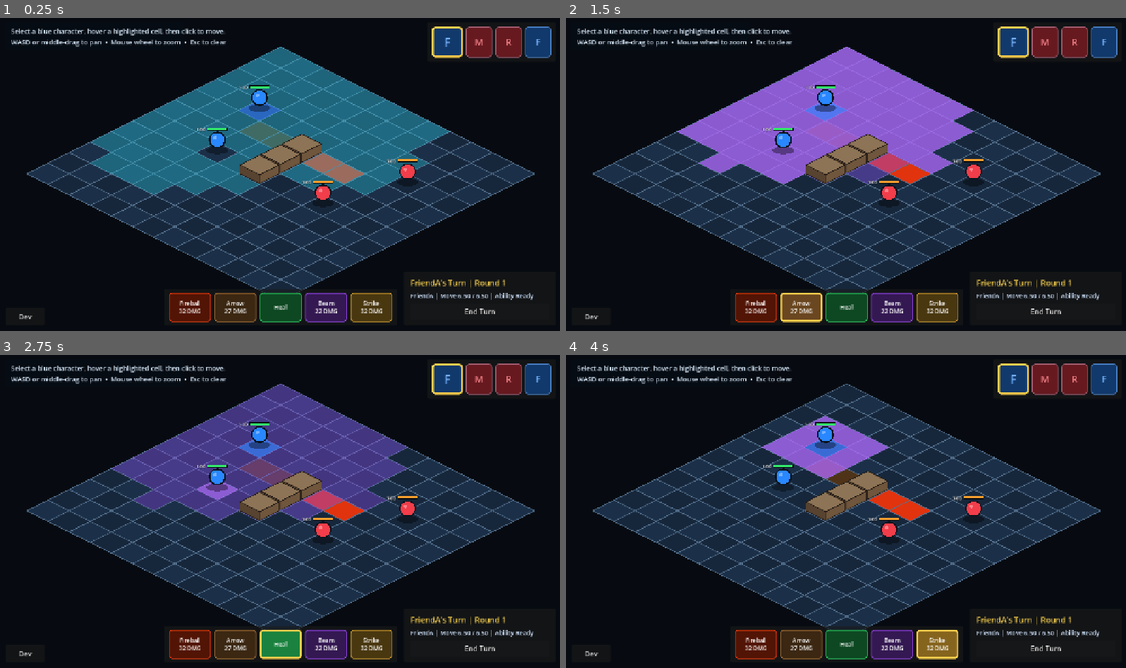
Above: before the commit, frames 1-4 (two rows, left to right).
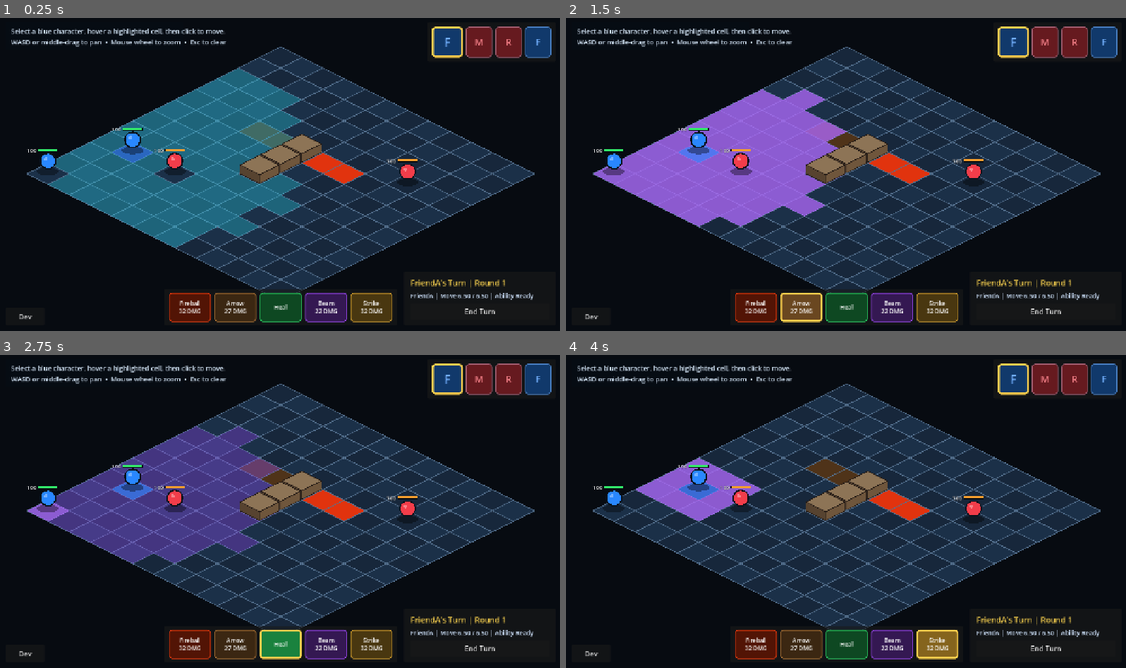
Above: after the commit, the same moments.

Repository: Florian-001/isometricTest-gd
Game: Godot game, scene res://main.tscn
The game is run twice, just before and just after one commit, with the same random seed, the same clock (stepped at 60 frames per second) and the same inputs.
Inputs:
- Up to frame 1 (0.25 s): no input
- Up to frame 2 (1.5 s): click "Fireball 32 DMG" at 0.5 s; click "Arrow 27 DMG" at 1.25 s
- Up to frame 3 (2.75 s): click "Heal" at 2 s
- Up to frame 4 (4 s): click "Beam 22 DMG" at 2.75 s; click "Strike 32 DMG" at 3.5 s

The runs differ from the first frame. In frame 1, 16% of the frame differs, in the area x 4-81%, y 9-74%; in frame 2, 14%; in frame 3, 14%; in frame 4, 5.3%.

Commit message:
manual placement

Diff:
--- a/main.tscn
+++ b/main.tscn
@@ -25,26 +25,26 @@
 position = Vector2(640, 96)
 script = ExtResource("2_grid")
 
-[node name="Terrain" type="Node" parent="."]
+[node name="Terrain" type="Node" parent="." unique_id=1111338219]
 script = ExtResource("13_terrain")
 palette = ExtResource("15_palette")
 
-[node name="Mud_3_4" type="Node" parent="Terrain"]
+[node name="Mud_3_4" type="Node" parent="Terrain" unique_id=1199995300]
 script = ExtResource("14_tile")
 definition = ExtResource("16_mud")
 grid_cell = Vector2i(3, 4)
 
-[node name="Mud_4_4" type="Node" parent="Terrain"]
+[node name="Mud_4_4" type="Node" parent="Terrain" unique_id=703906068]
 script = ExtResource("14_tile")
 definition = ExtResource("16_mud")
 grid_cell = Vector2i(4, 4)
 
-[node name="Fire_6_4" type="Node" parent="Terrain"]
+[node name="Fire_6_4" type="Node" parent="Terrain" unique_id=1823150032]
 script = ExtResource("14_tile")
 definition = ExtResource("17_fire")
 grid_cell = Vector2i(6, 4)
 
-[node name="Fire_7_4" type="Node" parent="Terrain"]
+[node name="Fire_7_4" type="Node" parent="Terrain" unique_id=578440902]
 script = ExtResource("14_tile")
 definition = ExtResource("17_fire")
 grid_cell = Vector2i(7, 4)
@@ -75,31 +75,35 @@
 [node name="Characters" type="Node2D" parent="." unique_id=557259408]
 
 [node name="FriendA" type="Node2D" parent="Characters" unique_id=1740941279]
+z_index = 109
 script = ExtResource("3_character")
 definition = ExtResource("5_friendly")
 max_health_override = 100
 movement_range_override = 6.0
 speed_override = 12
-starting_grid_cell = Vector2i(2, 3)
+starting_grid_cell = Vector2i(1, 8)
 
 [node name="FriendB" type="Node2D" parent="Characters" unique_id=2129219972]
+z_index = 111
 script = ExtResource("3_character")
 definition = ExtResource("5_friendly")
 max_health_override = 100
-movement_range_override = 3.0
+movement_range_override = 5.0
 speed_override = 8
-starting_grid_cell = Vector2i(3, 6)
+starting_grid_cell = Vector2i(0, 11)
 
 [node name="MeleeEnemy" type="Node2D" parent="Characters" unique_id=921107907]
+z_index = 111
 script = ExtResource("3_character")
 definition = ExtResource("6_enemy")
 enemy_ai_profile = ExtResource("11_melee_ai")
 max_health_override = 100
 movement_range_override = 5.0
 speed_override = 10
-starting_grid_cell = Vector2i(8, 6)
+starting_grid_cell = Vector2i(3, 8)
 
 [node name="RangedEnemy" type="Node2D" parent="Characters" unique_id=1457671969]
+z_index = 112
 script = ExtResource("3_character")
 definition = ExtResource("6_enemy")
 enemy_ai_profile = ExtResource("12_ranged_ai")
--- a/resources/tiles/fire.tres
+++ b/resources/tiles/fire.tres
@@ -1,12 +1,13 @@
-[gd_resource type="Resource" script_class="TileDefinition" load_steps=5 format=3]
+[gd_resource type="Resource" script_class="TileDefinition" format=3 uid="uid://bvb1c027wvf5u"]
 
-[ext_resource type="Script" path="res://scripts/tile_definition.gd" id="1_tile"]
-[ext_resource type="Script" path="res://scripts/tile_triggered_effect_definition.gd" id="2_trigger"]
-[ext_resource type="Script" path="res://scripts/damage_effect_definition.gd" id="3_damage"]
+[ext_resource type="Script" uid="uid://lt1y734i3gak" path="res://scripts/tile_definition.gd" id="1_tile"]
+[ext_resource type="Script" uid="uid://ej41pikvcv2j" path="res://scripts/tile_triggered_effect_definition.gd" id="2_trigger"]
+[ext_resource type="Script" uid="uid://c4xa2b7als0dv" path="res://scripts/damage_effect_definition.gd" id="3_damage"]
 
 [sub_resource type="Resource" id="Damage_fire"]
 script = ExtResource("3_damage")
 amount = 1
+display_name = "Damage"
 
 [sub_resource type="Resource" id="Trigger_fire"]
 script = ExtResource("2_trigger")
@@ -16,6 +17,5 @@
 [resource]
 script = ExtResource("1_tile")
 display_name = "Fire"
-tile_color = Color(0.88, 0.20, 0.055, 1)
-movement_cost_multiplier = 1.0
+tile_color = Color(0.88, 0.2, 0.055, 1)
 effects = Array[ExtResource("2_trigger")]([SubResource("Trigger_fire")])
--- a/scripts/initiative_actor.gd
+++ b/scripts/initiative_actor.gd
@@ -53,7 +53,12 @@
 @export var ability_overrides: Array[AbilityDefinition] = []
 
 @export_category("Placement and Presentation")
-@export var starting_grid_cell: Vector2i = Vector2i.ZERO
+@export var starting_grid_cell: Vector2i = Vector2i.ZERO:
+	set(value):
+		starting_grid_cell = value
+		if Engine.is_editor_hint():
+			grid_cell = value
+			_queue_editor_position_sync()
 @export_range(20.0, 1000.0, 10.0) var movement_animation_speed: float = 260.0
 
 var current_health: int = 0
@@ -72,13 +77,88 @@
 var _equipped_items: Dictionary = {}
 var _active_statuses: Array[ActiveStatus] = []
 var _runtime_stats_initialized := false
+var _editor_syncing_placement := false
+var _editor_position_sync_queued := false
+var _editor_cell_sync_queued := false
 
 
 func _ready() -> void:
 	_initialize_runtime_stats()
 	grid_cell = starting_grid_cell
 	current_health = get_max_health()
+	if Engine.is_editor_hint():
+		set_notify_transform(true)
+		_queue_editor_position_sync()
 	queue_redraw()
+
+
+func _notification(what: int) -> void:
+	if (
+		what == NOTIFICATION_TRANSFORM_CHANGED
+		and Engine.is_editor_hint()
+		and is_node_ready()
+		and not _editor_syncing_placement
+		and not _editor_cell_sync_queued
+	):
+		_editor_cell_sync_queued = true
+		call_deferred("_sync_editor_cell_from_position")
+
+
+func _validate_property(property: Dictionary) -> void:
+	if property.name == "position":
+		property.usage = property.usage & ~PROPERTY_USAGE_STORAGE
+
+
+func _queue_editor_position_sync() -> void:
+	if (
+		not Engine.is_editor_hint()
+		or not is_inside_tree()
+		or _editor_syncing_placement
+		or _editor_position_sync_queued
+	):
+		return
+	_editor_position_sync_queued = true
+	call_deferred("_sync_editor_position_from_cell")
+
+
+func _sync_editor_position_from_cell() -> void:
+	_editor_position_sync_queued = false
+	if not Engine.is_editor_hint() or not is_inside_tree():
+		return
+	var editor_grid := _get_editor_grid()
+	if editor_grid == null:
+		return
+	_editor_syncing_placement = true
+	global_position = editor_grid.grid_to_global(starting_grid_cell)
+	grid_cell = starting_grid_cell
+	_update_sorting()
+	_editor_syncing_placement = false
+	queue_redraw()
+
+
+func _sync_editor_cell_from_position() -> void:
+	_editor_cell_sync_queued = false
+	if not Engine.is_editor_hint() or not is_inside_tree() or _editor_syncing_placement:
+		return
+	var editor_grid := _get_editor_grid()
+	if editor_grid == null:
+		return
+	var snapped_cell := editor_grid.global_to_grid(global_position)
+	snapped_cell.x = clampi(snapped_cell.x, 0, editor_grid.grid_size.x - 1)
+	snapped_cell.y = clampi(snapped_cell.y, 0, editor_grid.grid_size.y - 1)
+	_editor_syncing_placement = true
+	starting_grid_cell = snapped_cell
+	grid_cell = snapped_cell
+	global_position = editor_grid.grid_to_global(snapped_cell)
+	_update_sorting()
+	_editor_syncing_placement = false
+	queue_redraw()
+
+
+func _get_editor_grid() -> IsometricGrid:
+	if owner == null:
+		return null
+	return owner.get_node_or_null("Grid") as IsometricGrid
 
 
 func initialize(grid: IsometricGrid) -> void:
Not shown: 1 places in main.tscn that only renumber resources
